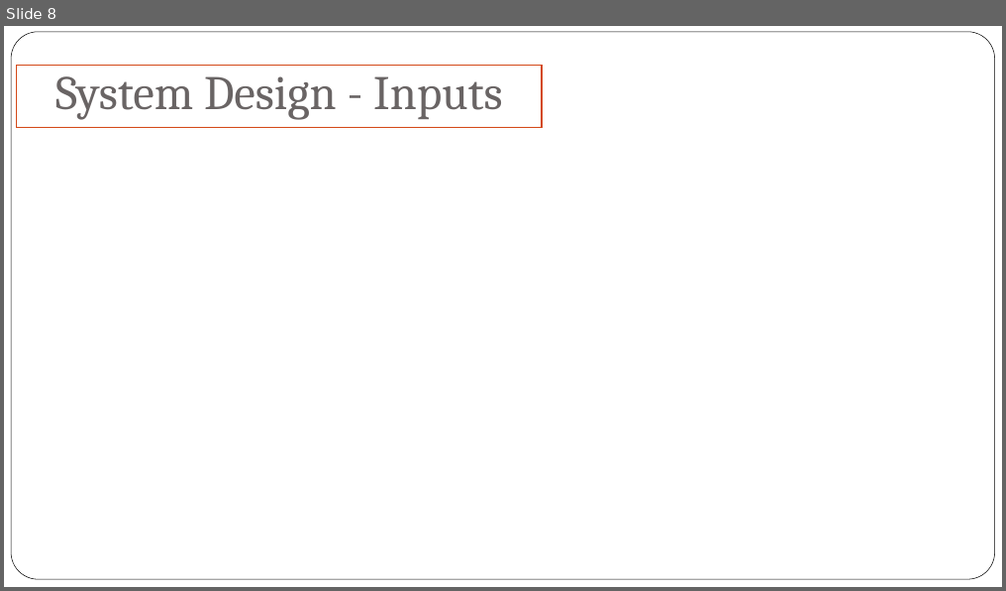
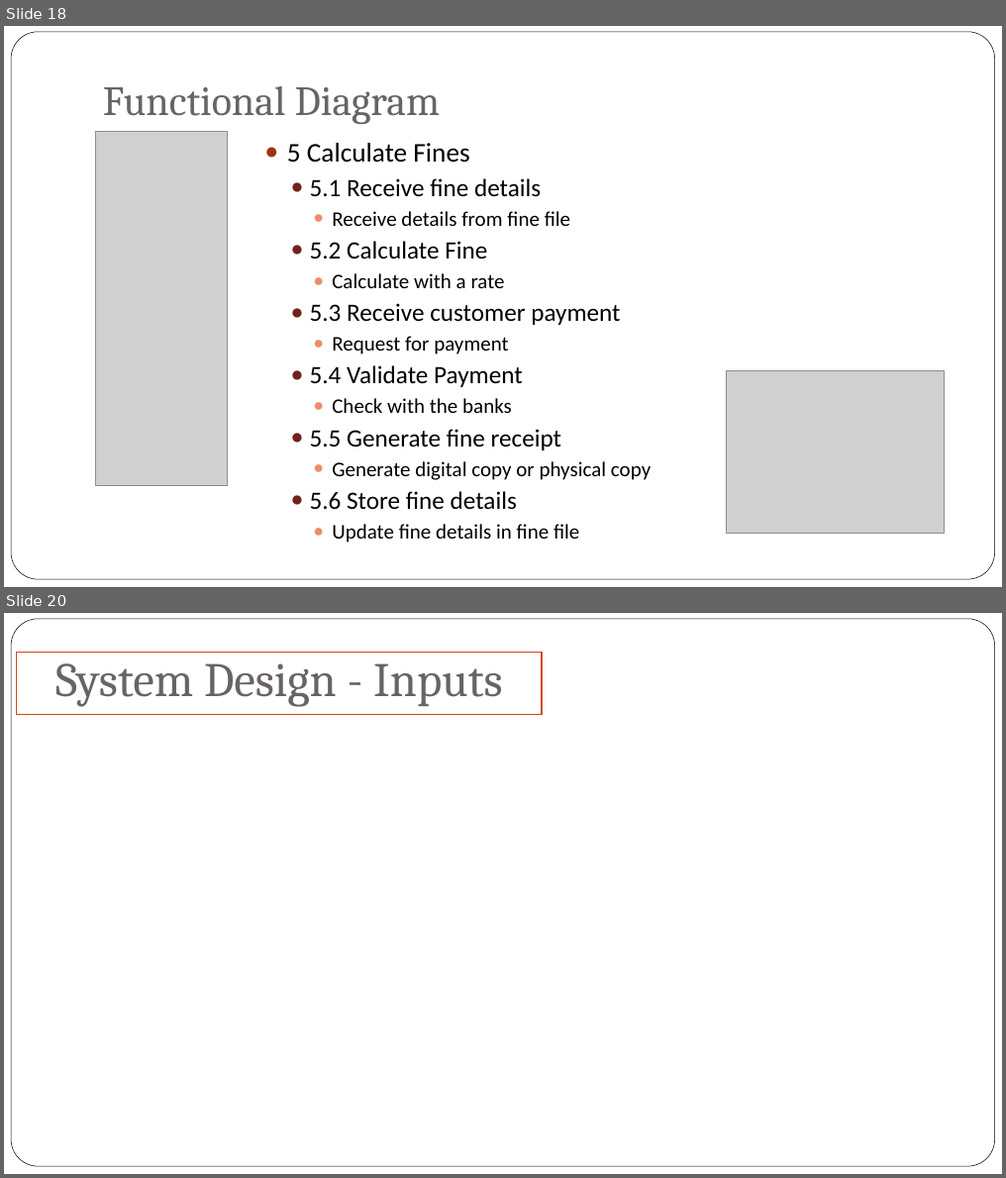
Before and after one commit to jyu1129/Library-System-IS-assignment, a slide deck: Final presentation/CaseStudy Final Presentation.pptx. Shown one above the other, each under a label of ours: slide 8 before the commit, slides 18 and 20 after it; the slides between them are not shown. The pictures are 1006x591 and 1006x1178 pixels, drawn with LibreOffice and Linux fonts; fonts in the diff are those of the drawing; grey boxes stand for pictures; background and template pictures are left out. Boxes give left, top, right and bottom in pixels: in the first picture for what was removed or moved away, otherwise in the second. Text is boxed around its words. In the diff, an @@ line names an element or a change of style, - is before the commit and + after.

```diff
--- a/Final presentation/CaseStudy Final Presentation.pptx
+++ b/Final presentation/CaseStudy Final Presentation.pptx
@@ slide 18 added at box(4, 26, 1002, 587), background picture (left out); not listed: 1 template element that a slide beside it also shows @@
@@ title added at box(103, 86, 441, 124), 40 pt, text #696464 @@
+Functional Diagram
@@ picture added at box(95, 132, 227, 485) @@
@@ text added at box(287, 143, 650, 543), 20 pt, text #000000 @@
+● 5 Calculate Fines
+  ● 5.1 Receive fine details
+    ● Receive details from fine file
+  ● 5.2 Calculate Fine
+    ● Calculate with a rate
+  ● 5.3 Receive customer payment
+    ● Request for payment
+  ● 5.4 Validate Payment
+    ● Check with the banks
+  ● 5.5 Generate fine receipt
+    ● Generate digital copy or physical copy
+  ● 5.6 Store fine details
+    ● Update fine details in fine file
@@ picture added at box(727, 372, 944, 534) @@
@@ what was slide 8 is now slide 20 @@
```
Also in this commit, not shown: 1 slide changed, 11 other slides added, 3 other files.
